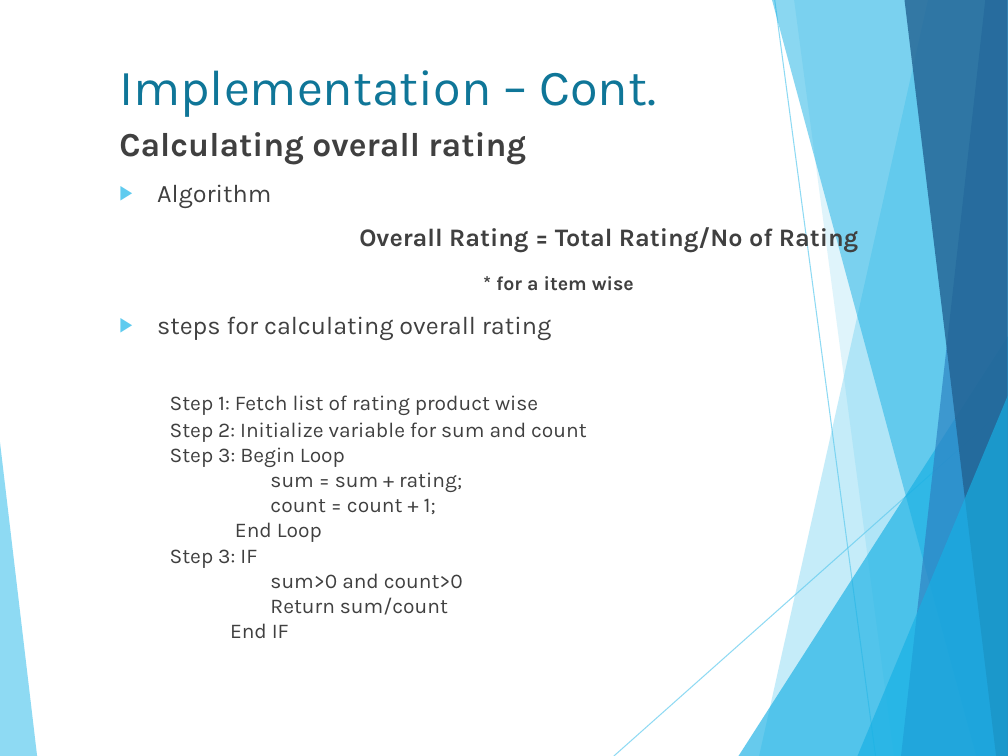
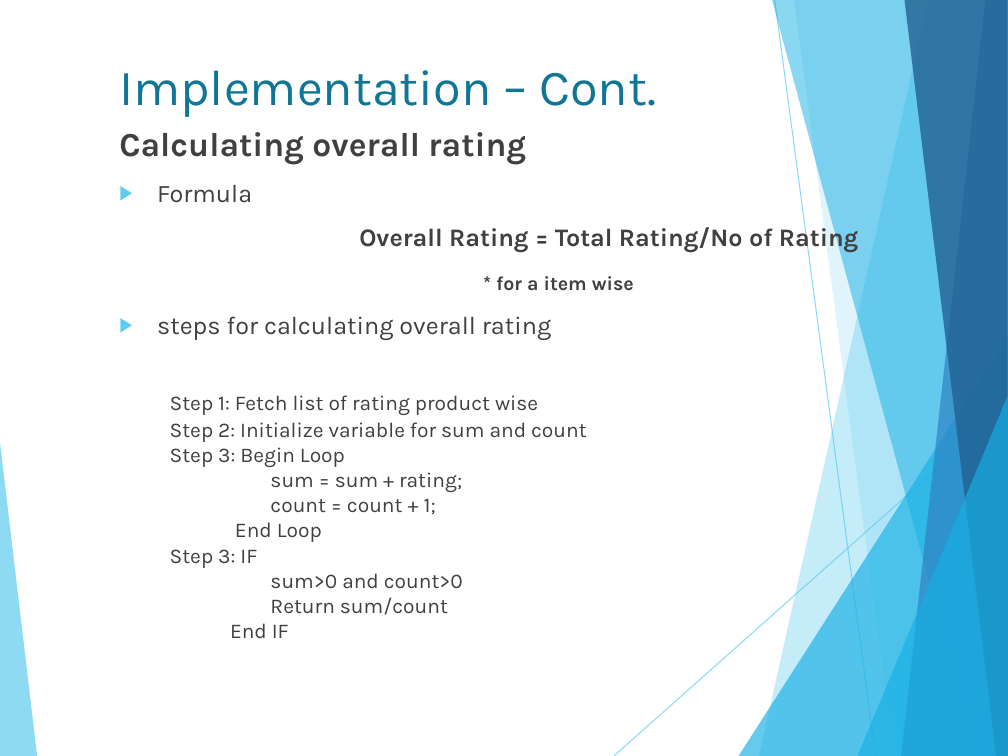
Before and after one commit to isurudewasurendra/SappuSavari, a slide deck: slide 17 of documentation/Location Based Mobile Marketing System.pptx (slide 20 before the commit). Drawn at 1008x756 pixels with LibreOffice and Linux fonts; fonts in the diff are those of the drawing. Boxes give left, top, right and bottom in pixels: in the first picture for what was removed or moved away, otherwise in the second. Text is boxed around its words. In the diff, an @@ line names an element or a change of style, - is before the commit and + after.

```diff
--- a/documentation/Location Based Mobile Marketing System.pptx
+++ b/documentation/Location Based Mobile Marketing System.pptx
@@ text at [157,185,252,203]: text changed @@
-▶ Algorithm
+▶ Formula
```
Also in this commit, not shown: 11 other slides changed, 4 slides added, 7 slides removed, 21 other files.
